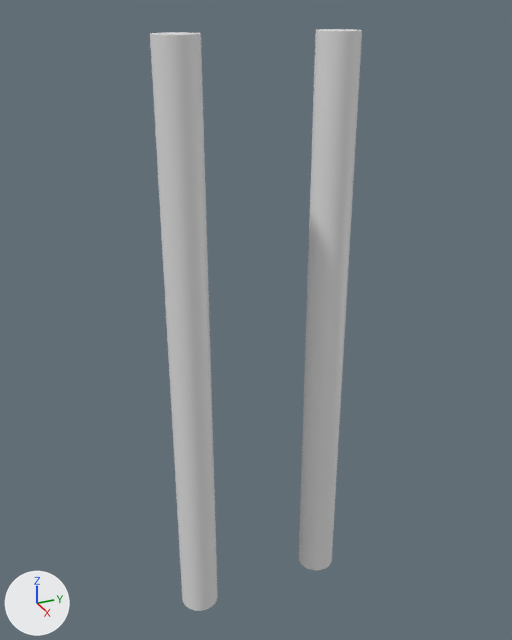
What one commit did to the Blender file attachment-mount/attachement-mount.blend.
Camera for both pictures: a camera (50 mm lens) standing at (19.44, -8.9, 10.91) and looking at (-0.46, 0.05, 0.97). Arrows for +X, +Y and +Z are at lower left; the lights stay in place. The same objects are shown in both versions, whatever each file hides.

The first picture shows 'Connecting Pin (Inner)'.
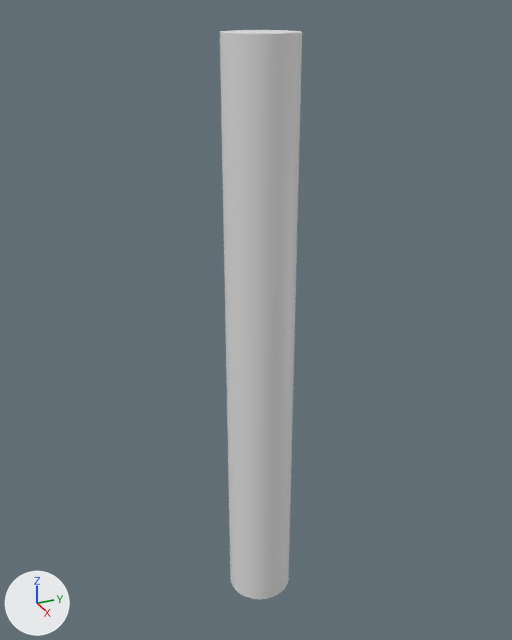
Boxes (x1, y1, x2, y2) around the edits, measured in the pictures (512 x 640 px):
```json
{"object": "Connecting Pin (Inner)", "change": "moved, rescaled, modifiers changed", "before": [150, 29, 362, 611], "after": [220, 30, 302, 599], "on screen": "61% narrower"}
```

Scene script edits in JSON lines:
```json
{"op": "remove", "block": "ob_connecting_pin__inner", "code": "_m = ob_connecting_pin__inner.modifiers.new('Mirror', 'MIRROR')"}
{"op": "remove", "block": "ob_connecting_pin__inner", "code": "_m.use_axis = (False, True, False)"}
{"op": "remove", "block": "ob_connecting_pin__inner", "code": "_m.mirror_object = ob_center"}
{"op": "set", "path": "ob_connecting_pin__inner.location", "old": "(0.0, -2.5, 10.0)", "new": "(0.0, 0.0, 10.0)"}
{"op": "set", "path": "ob_connecting_pin__inner.scale", "old": "(1.0, 1.0, 1.0)", "new": "(1.7, 1.7, 1.0)"}
```
